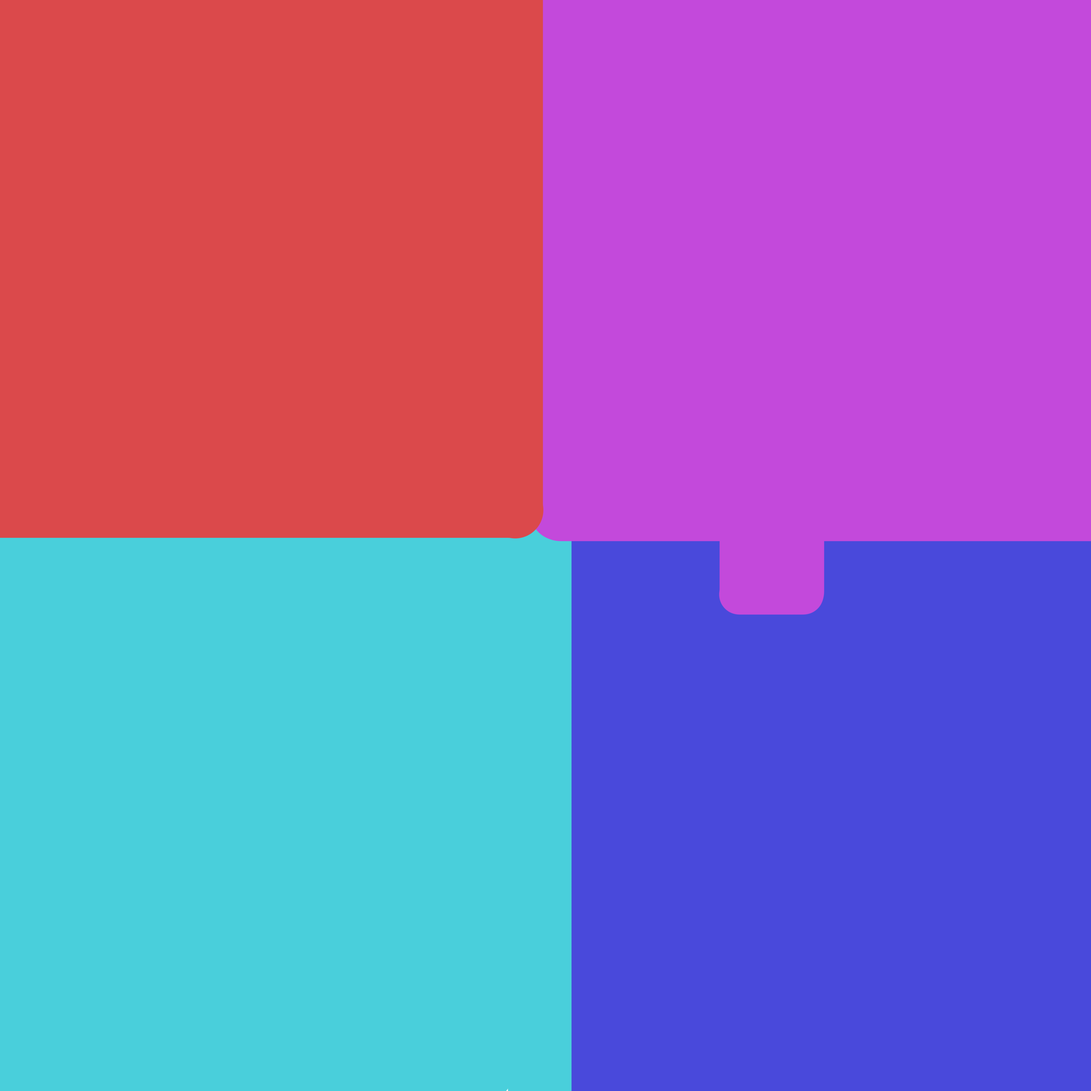
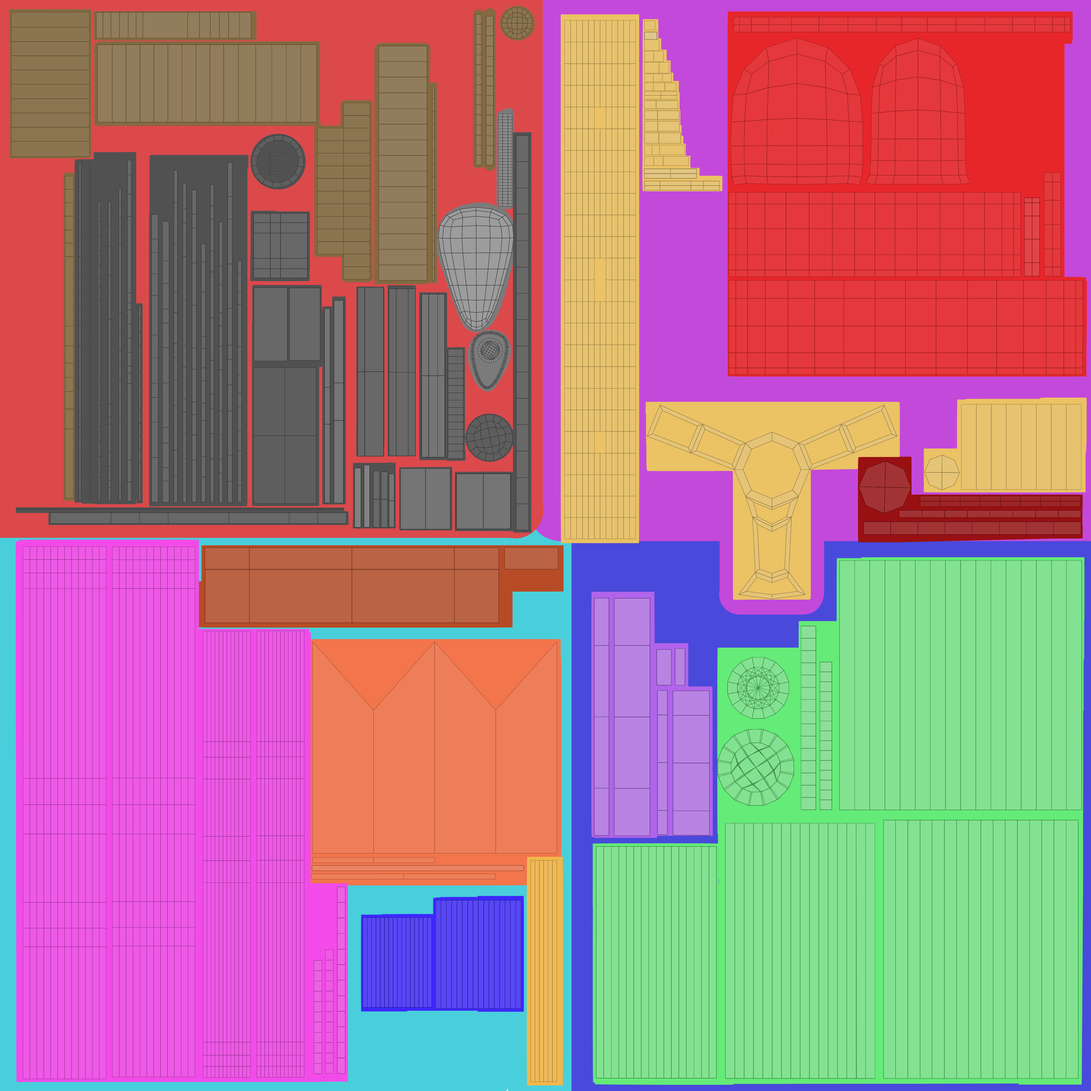
The second 1091x1091 image is a revision of the first. Changes to its layers:
showed "Layer 1", opacity 100% → 43% over left=10, top=7, right=1084, bottom=1083
added group "Body" with 4 layers above "Zono Control" over left=8, top=5, right=536, bottom=533
added layer "metaliczone" in group "Body" over left=15, top=132, right=532, bottom=533
added layer "VentiladorRaro" in group "Body" over left=436, top=107, right=518, bottom=393
added layer "Wood_body" in group "Body" over left=8, top=5, right=536, bottom=502
moved "Curpo" into group "Body" over left=8, top=5, right=536, bottom=533
added group "Zono Control" with 4 layers above "PatasRuedas" over left=522, top=5, right=1088, bottom=616
added layer "silla" in group "Zono Control" over left=727, top=11, right=1088, bottom=377
added layer "botones" in group "Zono Control" over left=858, top=456, right=1084, bottom=543
added layer "Volante" in group "Zono Control" over left=560, top=14, right=1088, bottom=601
moved "ZonoSilla" into group "Zono Control" over left=522, top=5, right=1088, bottom=616
added group "PatasRuedas" with 3 layers above "BanderayTurbo" over left=571, top=515, right=1086, bottom=1086
added layer "Layer 2" in group "PatasRuedas" over left=592, top=557, right=1086, bottom=1086
added layer "palos" in group "PatasRuedas" over left=591, top=591, right=714, bottom=839
moved "patasruedas" into group "PatasRuedas" over left=571, top=515, right=1086, bottom=1086
added group "BanderayTurbo" with 6 layers over left=15, top=506, right=585, bottom=1087
added layer "zonopochamadera" in group "BanderayTurbo" over left=198, top=545, right=565, bottom=628
added layer "Turbo" in group "BanderayTurbo" over left=15, top=539, right=349, bottom=1083
added layer "Bandera" in group "BanderayTurbo" over left=307, top=639, right=562, bottom=886
moved "Bandera y mierdas" into group "BanderayTurbo" over left=15, top=506, right=585, bottom=1087
…and 2 more changes (2 added)
